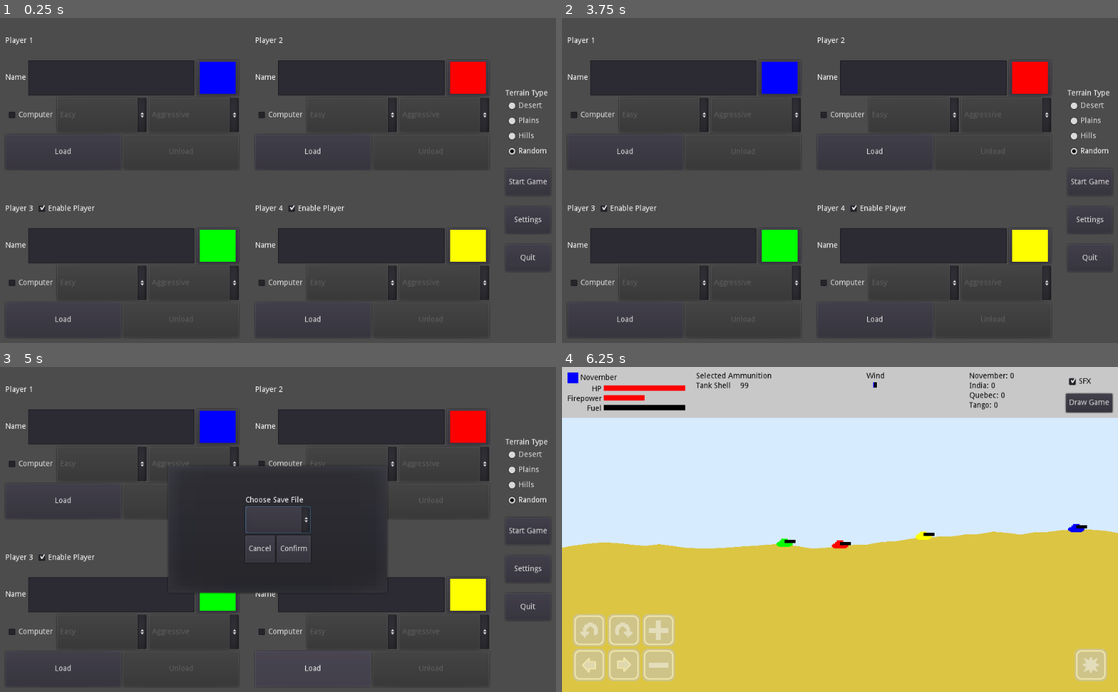
Above: before the commit, frames 1-4 (two rows, left to right).
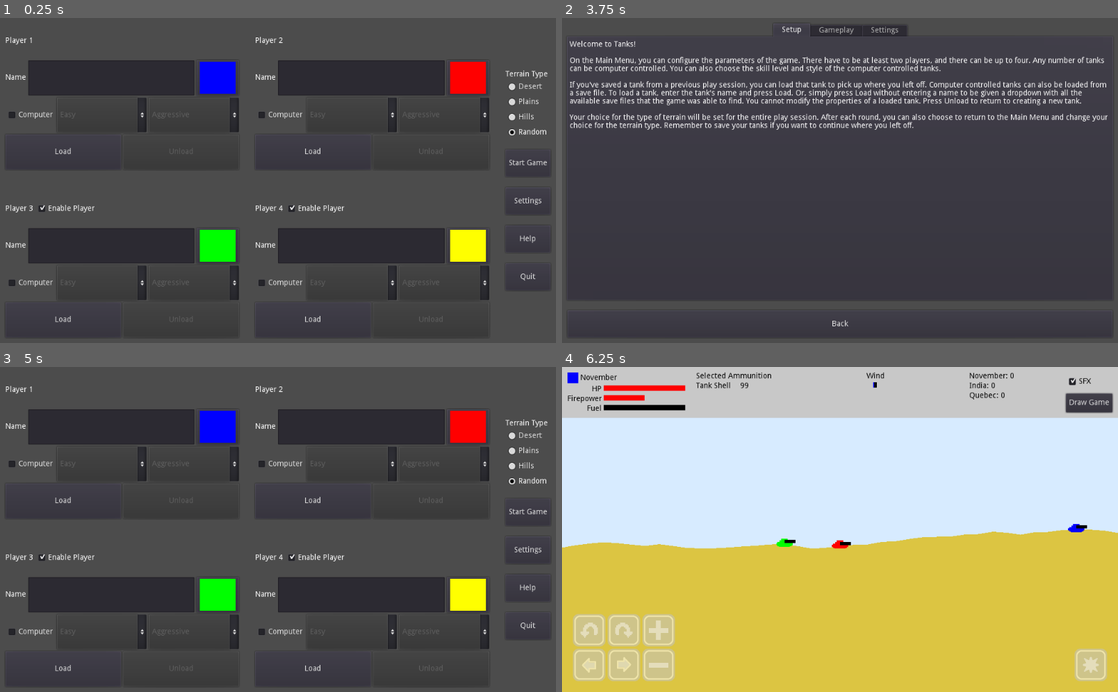
Above: after the commit, the same moments.

Repository: Arc676/Tanks-Godot
Game: Godot game, scene res://Scenes/Screens/Main Menu.tscn
Two runs of this game, one before a commit and one after it. Both use one fixed random seed, a clock stepped at 60 frames per second and the inputs below.
Inputs (mouse positions are in pixels of both pictures, inside the frame that each line leads up to):
- Up to frame 1 (0.25 s): no input
- Up to frame 2 (3.75 s): click (673, 76) at 0.52 s; type "Alex" at 0.6 s; click (673, 245) at 0.75 s; type "Alex" at 0.83 s; click (923, 76) at 0.98 s; type "Alex" at 1.07 s; click (923, 245) at 1.27 s; type "Alex" at 1.35 s; click "Settings" at 2 s; click "Back" at 2.75 s; click (1090, 239) at 3.5 s, where only the run after the commit has a clickable "Help"
- Up to frame 3 (5 s): click (278, 672) at 4.25 s, where only the run after the commit has a clickable "Back"
- Up to frame 4 (6.25 s): click (856, 549) at 5 s, where only the run before the commit has a clickable "Confirm"; click "Start Game" at 5.75 s

The runs differ from the first frame. In frame 1, 0.8% of the frame differs, in the area x 90-99%, y 16-81%; in frame 2, 11%, in the area x 0-100%, y 2-95%; in frame 3, 8.3%; in frame 4, 0.1%.
Error before the commit: Invalid get index '-1' (on base: 'Array'). (res://Scripts/UI/Tank)

Commit message:
Add help screen

Diff:
--- /dev/null
+++ b/Scenes/Screens/Help.tscn
@@ -0,0 +1,241 @@
+[gd_scene load_steps=11 format=2]
+
+[ext_resource path="res://Scripts/Screens/Help.gd" type="Script" id=1]
+[ext_resource path="res://Textures/CCW.png" type="Texture" id=2]
+[ext_resource path="res://Textures/Right.png" type="Texture" id=3]
+[ext_resource path="res://Textures/NextWeapon.png" type="Texture" id=4]
+[ext_resource path="res://Textures/PrevWeapon.png" type="Texture" id=5]
+[ext_resource path="res://Textures/Fire.png" type="Texture" id=6]
+[ext_resource path="res://Textures/Plus.png" type="Texture" id=7]
+[ext_resource path="res://Textures/CW.png" type="Texture" id=8]
+[ext_resource path="res://Textures/Left.png" type="Texture" id=9]
+[ext_resource path="res://Textures/Minus.png" type="Texture" id=10]
+
+[node name="Control" type="Control"]
+anchor_right = 1.0
+anchor_bottom = 1.0
+script = ExtResource( 1 )
+__meta__ = {
+"_edit_use_anchors_": false
+}
+
+[node name="VBoxContainer" type="VBoxContainer" parent="."]
+anchor_right = 1.0
+anchor_bottom = 1.0
+margin_left = 10.0
+margin_top = 10.0
+margin_right = -10.0
+margin_bottom = -10.0
+custom_constants/separation = 20
+__meta__ = {
+"_edit_use_anchors_": false
+}
+
+[node name="TabContainer" type="TabContainer" parent="VBoxContainer"]
+margin_right = 1004.0
+margin_bottom = 510.0
+size_flags_vertical = 3
+__meta__ = {
+"_edit_use_anchors_": false
+}
+
+[node name="Setup" type="RichTextLabel" parent="VBoxContainer/TabContainer"]
+anchor_right = 1.0
+anchor_bottom = 1.0
+margin_left = 4.0
+margin_top = 32.0
+margin_right = -4.0
+margin_bottom = -4.0
+text = "Welcome to Tanks!
+
+On the Main Menu, you can configure the parameters of the game. There have to be at least two players, and there can be up to four. Any number of tanks can be computer controlled. You can also choose the skill level and style of the computer controlled tanks.
+
+If you've saved a tank from a previous play session, you can load that tank to pick up where you left off. Computer controlled tanks can also be loaded from a save file. To load a tank, enter the tank's name and press Load. Or, simply press Load without entering a name to be given a dropdown with all the available save files that the game was able to find. You cannot modify the properties of a loaded tank. Press Unload to return to creating a new tank.
+
+Your choice for the type of terrain will be set for the entire play session. After each round, you can also choose to return to the Main Menu and change your choice for the terrain type. Remember to save your tanks if you want to continue where you left off."
+
+[node name="Gameplay" type="VBoxContainer" parent="VBoxContainer/TabContainer"]
+visible = false
+anchor_right = 1.0
+anchor_bottom = 1.0
+margin_left = 4.0
+margin_top = 32.0
+margin_right = -4.0
+margin_bottom = -4.0
+custom_constants/separation = 10
+
+[node name="RichTextLabel" type="RichTextLabel" parent="VBoxContainer/TabContainer/Gameplay"]
+margin_right = 996.0
+margin_bottom = 30.0
+text = "Tanks is a turn based tank combat game. The objective of the game is to eliminate all opposing tanks. Pick your target and adjust your firepower and firing angle before firing to try to hit an enemy tank. Remember to watch out for wind. The wind changes after each player takes their turn.
+
+You can control your tank using the keyboard or with the on-screen touch controls. You can hold the buttons continuously, for example to keep moving or changing firepower."
+fit_content_height = true
+
+[node name="Rotating" type="HBoxContainer" parent="VBoxContainer/TabContainer/Gameplay"]
+margin_top = 40.0
+margin_right = 996.0
+margin_bottom = 90.0
+
+[node name="TextureRect" type="TextureRect" parent="VBoxContainer/TabContainer/Gameplay/Rotating"]
+margin_right = 50.0
+margin_bottom = 50.0
+rect_min_size = Vector2( 50, 50 )
+size_flags_vertical = 0
+texture = ExtResource( 2 )
+expand = true
+
+[node name="TextureRect2" type="TextureRect" parent="VBoxContainer/TabContainer/Gameplay/Rotating"]
+margin_left = 54.0
+margin_right = 104.0
+margin_bottom = 50.0
+rect_min_size = Vector2( 50, 50 )
+size_flags_vertical = 0
+texture = ExtResource( 8 )
+expand = true
+
+[node name="RichTextLabel" type="RichTextLabel" parent="VBoxContainer/TabContainer/Gameplay/Rotating"]
+margin_left = 108.0
+margin_right = 996.0
+margin_bottom = 50.0
+size_flags_horizontal = 3
+text = "Rotate the cannon.
+
+Keyboard: DOWN for counterclockwise, UP for clockwise"
+fit_content_height = true
+
+[node name="Moving" type="HBoxContainer" parent="VBoxContainer/TabContainer/Gameplay"]
+margin_top = 100.0
+margin_right = 996.0
+margin_bottom = 150.0
+
+[node name="TextureRect" type="TextureRect" parent="VBoxContainer/TabContainer/Gameplay/Moving"]
+margin_right = 50.0
+margin_bottom = 50.0
+rect_min_size = Vector2( 50, 50 )
+size_flags_vertical = 0
+texture = ExtResource( 9 )
+expand = true
+
+[node name="TextureRect2" type="TextureRect" parent="VBoxContainer/TabContainer/Gameplay/Moving"]
+margin_left = 54.0
+margin_right = 104.0
+margin_bottom = 50.0
+rect_min_size = Vector2( 50, 50 )
+size_flags_vertical = 0
+texture = ExtResource( 3 )
+expand = true
+
+[node name="RichTextLabel" type="RichTextLabel" parent="VBoxContainer/TabContainer/Gameplay/Moving"]
+margin_left = 108.0
+margin_right = 996.0
+margin_bottom = 50.0
+size_flags_horizontal = 3
+text = "Move around. Note that you can only move if you still have fuel left.
+
+Keyboard: LEFT and RIGHT"
+fit_content_height = true
+
+[node name="Firing" type="HBoxContainer" parent="VBoxContainer/TabContainer/Gameplay"]
+margin_top = 160.0
+margin_right = 996.0
+margin_bottom = 250.0
+
+[node name="TextureRect" type="TextureRect" parent="VBoxContainer/TabContainer/Gameplay/Firing"]
+margin_right = 50.0
+margin_bottom = 50.0
+rect_min_size = Vector2( 50, 50 )
+size_flags_vertical = 0
+texture = ExtResource( 7 )
+expand = true
+
+[node name="TextureRect2" type="TextureRect" parent="VBoxContainer/TabContainer/Gameplay/Firing"]
+margin_left = 54.0
+margin_right = 104.0
+margin_bottom = 50.0
+rect_min_size = Vector2( 50, 50 )
+size_flags_vertical = 0
+texture = ExtResource( 10 )
+expand = true
+
+[node name="TextureRect3" type="TextureRect" parent="VBoxContainer/TabContainer/Gameplay/Firing"]
+margin_left = 108.0
+margin_right = 158.0
+margin_bottom = 50.0
+rect_min_size = Vector2( 50, 50 )
+size_flags_vertical = 0
+texture = ExtResource( 6 )
+expand = true
+
+[node name="RichTextLabel" type="RichTextLabel" parent="VBoxContainer/TabContainer/Gameplay/Firing"]
+margin_left = 162.0
+margin_right = 996.0
+margin_bottom = 90.0
+size_flags_horizontal = 3
+text = "Use the plus and minus to adjust firepower. Press the explosion button to fire. When using a targeted weapon, such as an airstrike, point the target where you want to fire. Note that wind also affects airstrikes. If you have a mouse, the target will follow the cursor. Click to fire. On mobile devices, drag the target to the desired location and press the fire button again. To cancel a targeted strike, press ESC if you have a keyboard or change ammo type.
+
+Keyboard: PgUp and PgDn; Space"
+fit_content_height = true
+
+[node name="RichTextLabel2" type="RichTextLabel" parent="VBoxContainer/TabContainer/Gameplay"]
+margin_top = 260.0
+margin_right = 996.0
+margin_bottom = 290.0
+text = "The round ends if none of the surviving tanks are enemies. After each round, each player can buy ammunition, items, and upgrades to gain an edge over their opponents in the next round."
+fit_content_height = true
+
+[node name="Ammo" type="HBoxContainer" parent="VBoxContainer/TabContainer/Gameplay"]
+margin_top = 300.0
+margin_right = 996.0
+margin_bottom = 350.0
+
+[node name="TextureRect" type="TextureRect" parent="VBoxContainer/TabContainer/Gameplay/Ammo"]
+margin_right = 50.0
+margin_bottom = 50.0
+rect_min_size = Vector2( 50, 50 )
+size_flags_vertical = 0
+texture = ExtResource( 5 )
+expand = true
+
+[node name="TextureRect2" type="TextureRect" parent="VBoxContainer/TabContainer/Gameplay/Ammo"]
+margin_left = 54.0
+margin_right = 104.0
+margin_bottom = 50.0
+rect_min_size = Vector2( 50, 50 )
+size_flags_vertical = 0
+texture = ExtResource( 4 )
+expand = true
+
+[node name="RichTextLabel" type="RichTextLabel" parent="VBoxContainer/TabContainer/Gameplay/Ammo"]
+margin_left = 108.0
+margin_right = 996.0
+margin_bottom = 50.0
+size_flags_horizontal = 3
+text = "Change ammunition type. Note that these controls only appear if the current tank has more than one kind of ammunition at its disposal.
+
+Keyboard: Q and W"
+fit_content_height = true
+
+[node name="Settings" type="RichTextLabel" parent="VBoxContainer/TabContainer"]
+visible = false
+anchor_right = 1.0
+anchor_bottom = 1.0
+margin_left = 4.0
+margin_top = 32.0
+margin_right = -4.0
+margin_bottom = -4.0
+text = "You can configure the game parameters to your liking in the setttings, such as permanently disabling sound effects. You can also disable the touch controls to reduce clutter on the screen. Note that you need the touch controls to play if you don't have a keyboard and mouse.
+
+By default, teams are disabled to simplify the UI. You can re-enable teams in the settings to allow tanks to play as part of a team. With teams enabled, the Main Menu adapts to allow you to enter team names. Note that you cannot change the team name of a tank loaded from a save file. The round ends when only members from a single team are left.
+
+For an easier gameplay experience, you can disable the wind entirely. You can also adjust how much the wind changes each turn. If set to Small Changes or Medium Changes, the wind will change by a maximum of 10% or 50%, respectively. On Random, the wind blows in a random direction at a random speed each turn.
+
+You can also see all the save files the game was able to find. These are identified by name and color. From the settings, you can delete individual save files if you no longer wish to keep them."
+
+[node name="Back" type="Button" parent="VBoxContainer"]
+margin_top = 530.0
+margin_right = 1004.0
+margin_bottom = 580.0
+rect_min_size = Vector2( 0, 50 )
+text = "Back"
+[connection signal="pressed" from="VBoxContainer/Back" to="." method="backToMain"]
--- a/Scenes/Screens/Main Menu.tscn
+++ b/Scenes/Screens/Main Menu.tscn
@@ -77,9 +77,9 @@
 }
 
 [node name="Terrain" type="VBoxContainer" parent="UI/VBoxContainer"]
-margin_top = 122.0
+margin_top = 87.0
 margin_right = 83.0
-margin_bottom = 248.0
+margin_bottom = 213.0
 alignment = 1
 __meta__ = {
 "_edit_use_anchors_": false
@@ -120,25 +120,33 @@
 text = "Random"
 
 [node name="Start" type="Button" parent="UI/VBoxContainer"]
-margin_top = 268.0
+margin_top = 233.0
 margin_right = 83.0
-margin_bottom = 318.0
+margin_bottom = 283.0
 rect_min_size = Vector2( 0, 50 )
 text = "Start Game"
 
 [node name="Settings" type="Button" parent="UI/VBoxContainer"]
-margin_top = 338.0
+margin_top = 303.0
 margin_right = 83.0
-margin_bottom = 388.0
+margin_bottom = 353.0
 rect_min_size = Vector2( 0, 50 )
 text = "Settings"
 
+[node name="Help" type="Button" parent="UI/VBoxContainer"]
+margin_top = 373.0
+margin_right = 83.0
+margin_bottom = 423.0
+rect_min_size = Vector2( 0, 50 )
+text = "Help"
+
 [node name="Quit" type="Button" parent="UI/VBoxContainer"]
-margin_top = 408.0
+margin_top = 443.0
 margin_right = 83.0
-margin_bottom = 458.0
+margin_bottom = 493.0
 rect_min_size = Vector2( 0, 50 )
 text = "Quit"
 [connection signal="pressed" from="UI/VBoxContainer/Start" to="." method="startGame"]
 [connection signal="pressed" from="UI/VBoxContainer/Settings" to="." method="goToSettings"]
+[connection signal="pressed" from="UI/VBoxContainer/Help" to="." method="showHelp"]
 [connection signal="pressed" from="UI/VBoxContainer/Quit" to="." method="quitGame"]
--- /dev/null
+++ b/Scripts/Screens/Help.gd
@@ -0,0 +1,20 @@
+# Copyright (C) 2021 Arc676/Alessandro Vinciguerra <alesvinciguerra@gmail.com>
+
+# This program is free software: you can redistribute it and/or modify
+# it under the terms of the GNU General Public License as published by
+# the Free Software Foundation (version 3)
+
+# This program is distributed in the hope that it will be useful,
+# but WITHOUT ANY WARRANTY; without even the implied warranty of
+# MERCHANTABILITY or FITNESS FOR A PARTICULAR PURPOSE.  See the
+# GNU General Public License for more details.
+
+# You should have received a copy of the GNU General Public License
+# along with this program.  If not, see <http://www.gnu.org/licenses/>.
+
+extends Control
+
+onready var tree = get_tree()
+
+func backToMain():
+	tree.change_scene("res://Scenes/Screens/Main Menu.tscn")
--- a/Scripts/Screens/Main Menu.gd
+++ b/Scripts/Screens/Main Menu.gd
@@ -60,3 +60,6 @@
 
 func goToSettings():
 	tree.change_scene("res://Scenes/Screens/Settings.tscn")
+
+func showHelp():
+	tree.change_scene("res://Scenes/Screens/Help.tscn")
